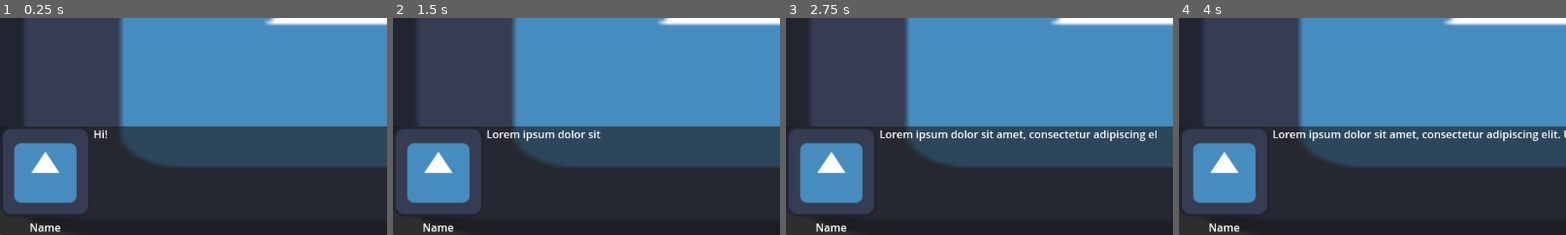
Above: before the commit, frames 1-4 (left to right).
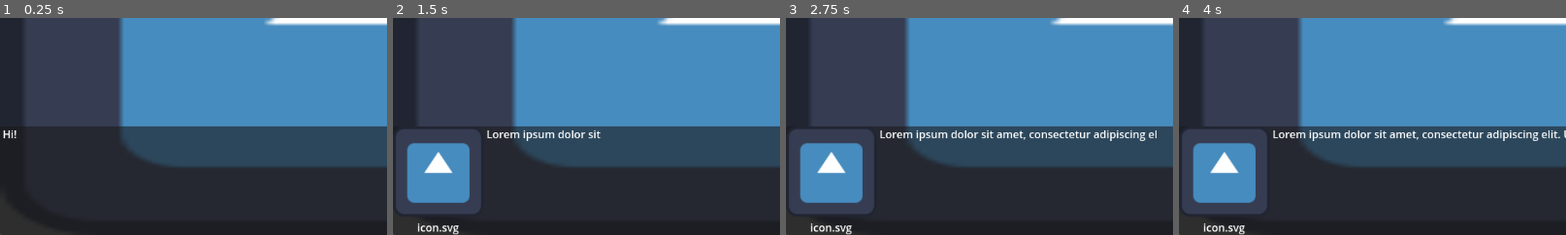
Above: after the commit, the same moments.

Repository: atirut-w/loremaster
Game: Godot game, scene res://scenes/dialogue_box_test/dialogue_box_test.tscn
Two runs of this game, one before a commit and one after it. Both use one fixed random seed, a clock stepped at 60 frames per second and the inputs below. The project has no main scene, so this scene is started directly. The engine's default icon, where the game draws it, is replaced by a stand-in: a white triangle on a blue panel in a dark square.
Inputs:
- Up to frame 1 (0.25 s): no input
- Up to frame 2 (1.5 s): tap Enter (ui_accept) at 0.5, 0.77 s; tap Space (dialogue_continue) at 0.6, 1.35 s
- Up to frame 3 (2.75 s): tap Enter (ui_accept) at 1.52, 2 s; tap Space (dialogue_continue) at 2.1 s
- Up to frame 4 (4 s): tap Space (dialogue_continue) at 2.75, 2.85, 3.6 s; tap Enter (ui_accept) at 3.02, 3.5, 3.77 s
The pictures show only the part of the screen within x 0-50%, y 50-100%; the shares and areas given below are measured in that part.

The runs differ from the first frame. In frame 1, 8.8% of the frame differs, in the area x 0-28%, y 50-99%; in frame 2, 0.3%; in frame 3, 0.3%; in frame 4, 0.3%.

Commit message:
Implement functionalities for portrait and name

Diff:
--- a/scenes/dialogue_box_test/dialogue_box_test.gd
+++ b/scenes/dialogue_box_test/dialogue_box_test.gd
@@ -4,5 +4,8 @@
 func _ready() -> void:
 	DialogueManager.register_dialogue_controller($dialogue_panel)
 	await DialogueManager.show_dialogue("Hi!")
+
+	DialogueManager.set_speaker_portrait(preload("res://icon.svg"))
+	DialogueManager.set_speaker_name("icon.svg")
 	await DialogueManager.show_dialogue("My name is [code]icon.svg[/code]!")
 	await DialogueManager.show_dialogue("Lorem ipsum dolor sit amet, consectetur adipiscing elit. Ut consequat at augue eu …(641 unchanged characters)…
--- a/scripts/dialogue_manager.gd
+++ b/scripts/dialogue_manager.gd
@@ -7,8 +7,28 @@
 		controller.queue_free()
 	controller = ctrl
 
+	controller.portrait_rect.visible = false
+	controller.name_label.visible = false
+	controller.choices_container.visible = false
+
 
 func show_dialogue(dialogue: String) -> void:
 	controller.dialogue_label.text = dialogue
 	controller._animate()
 	await controller.dialogue_completed
+
+
+func set_speaker_portrait(portrait: Texture) -> void:
+	if portrait != null:
+		controller.portrait_rect.visible = true
+		controller.portrait_rect.texture = portrait
+	else:
+		controller.portrait_rect.visible = false
+
+
+func set_speaker_name(name: String) -> void:
+	if name != null:
+		controller.name_label.visible = true
+		controller.name_label.text = name
+	else:
+		controller.name_label.visible = false
